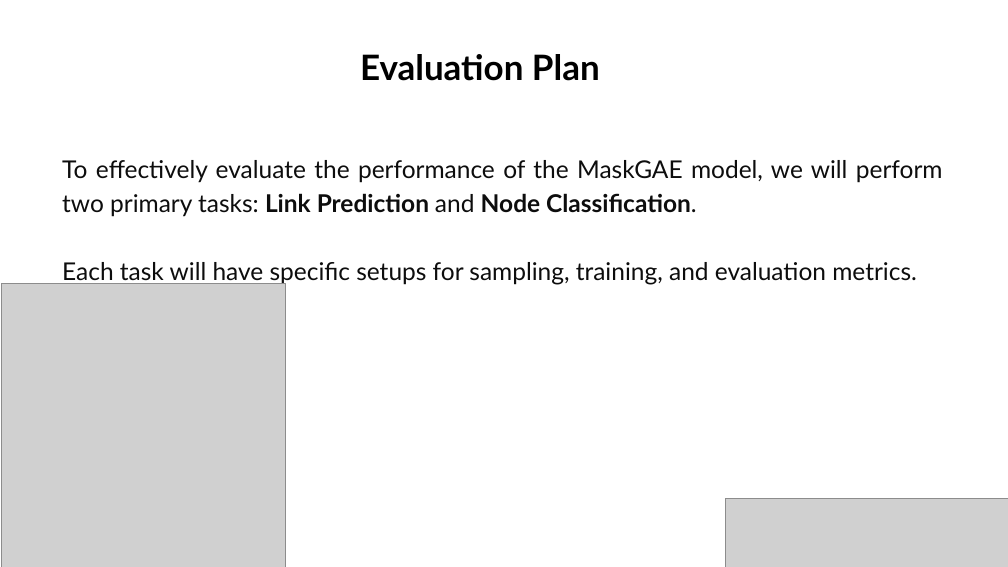
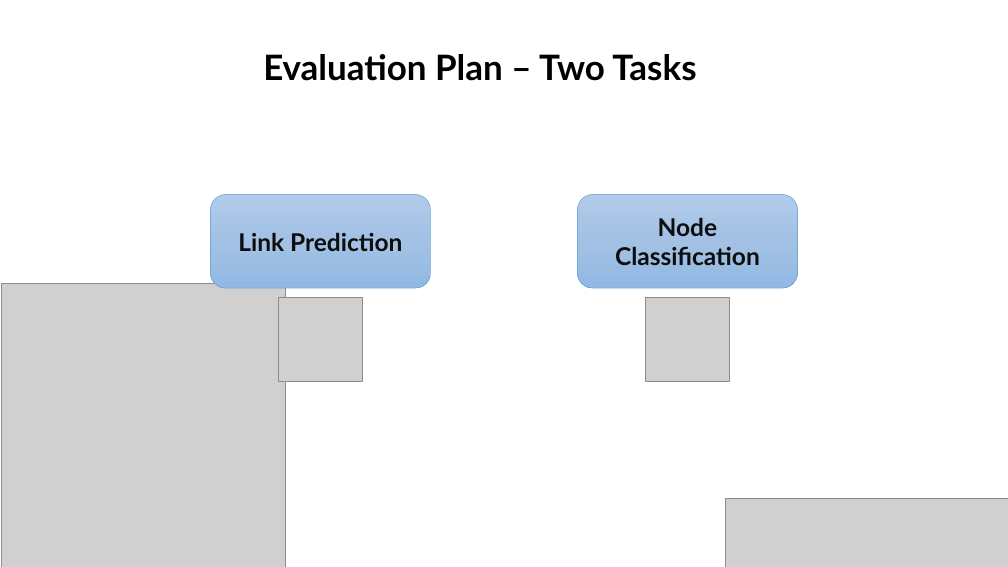
Before and after one commit to gilseg10/BraudeProject, a slide deck: slide 17 of Graph reconstruction with MaskGAE_.pptx (slide 16 before the commit). Drawn at 1008x567 pixels with LibreOffice and Linux fonts; fonts in the diff are those of the drawing; grey boxes stand for pictures; background and template pictures are left out. Boxes give left, top, right and bottom in pixels: in the first picture for what was removed or moved away, otherwise in the second. Text is boxed around its words. In the diff, an @@ line names an element or a change of style, - is before the commit and + after.

```diff
--- a/Graph reconstruction with MaskGAE_.pptx
+++ b/Graph reconstruction with MaskGAE_.pptx
@@ text at [263,54,696,81]: text changed @@
-Evaluation Plan
+Evaluation Plan – Two Tasks
@@ text removed at [62,160,943,285] @@
-To effectively evaluate the performance of the MaskGAE model, we will perform two primary tasks: Link Prediction and Node Classification.
-Each task will have specific setups for sampling, training, and evaluation metrics.
@@ rounded rectangle added at [210,195,431,289], fill gradient #B1CBE9 to #A3C1E5 to #93B9E4, outline #5B9BD5 0.5 pt, 28 pt, text #0D0D0D, bold @@
+Link Prediction
@@ rounded rectangle added at [578,195,798,289], fill gradient #B1CBE9 to #A3C1E5 to #93B9E4, outline #5B9BD5 0.5 pt, 28 pt, text #0D0D0D, bold @@
+Node Classification
@@ picture added at [278,297,362,381] @@
@@ picture added at [646,297,730,381] @@
```
Also in this commit, not shown: 13 other slides changed, 1 slide added, 1 other file.
